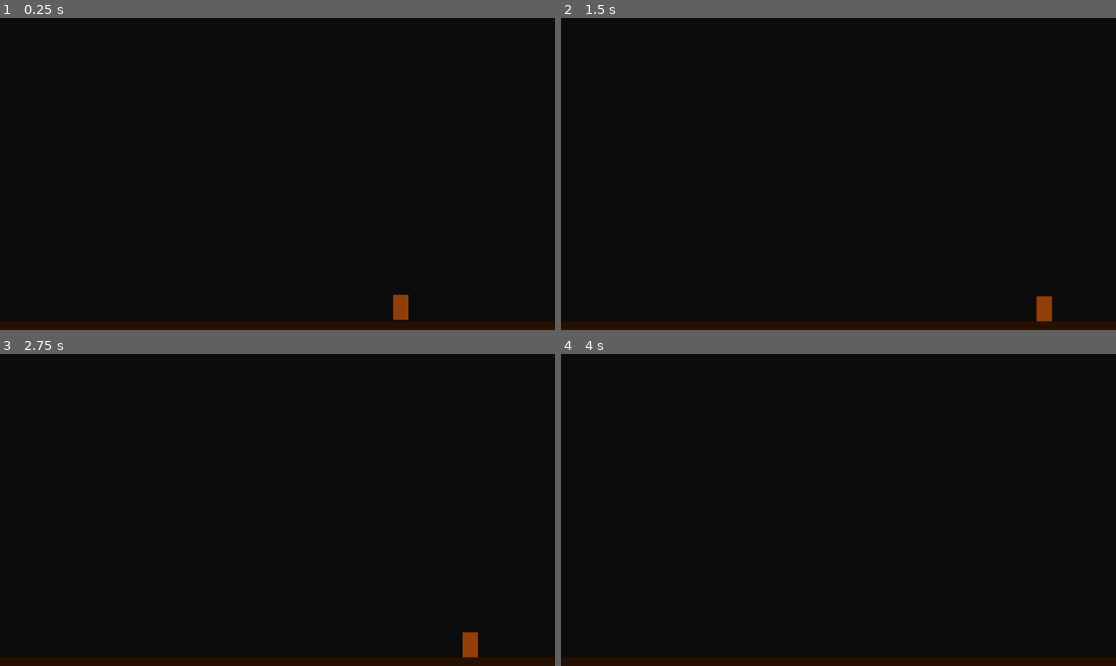
Above: before the commit, frames 1-4 (two rows, left to right).
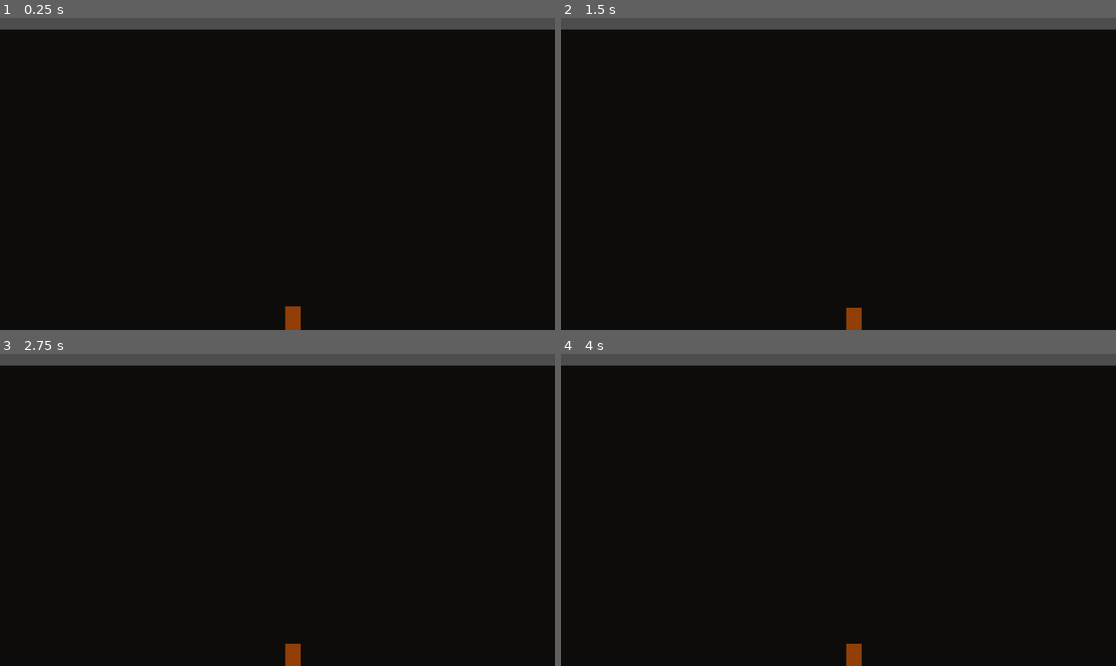
Above: after the commit, the same moments.

Repository: jbndct/After-School
Game: Godot game, scene res://scenes/street_night.tscn
Same seed, same stepped clock (60 frames per second), same inputs: the game is played once before the commit and once after it. This scene is started directly instead of the project's main scene.
Inputs (mouse positions are in pixels of both pictures, inside the frame that each line leads up to):
- Up to frame 1 (0.25 s): no input
- Up to frame 2 (1.5 s): tap Enter at 0.5 s; move the mouse to (960, 158) at 0.52 s; hold D (move_right) from 0.53 s (still down); click (960, 158) at 0.67 s; move the mouse to (727, 189) at 1.27 s
- Up to frame 3 (2.75 s): move the mouse to (333, 441) at 2.02 s; release D (move_right) at 2.03 s; hold Left (move_left) from 2.03 s (still down)
- Up to frame 4 (4 s): move the mouse to (810, 572) at 2.77 s; release Left (move_left) at 2.78 s; hold D (move_right) from 2.78 s (still down); click (810, 572) at 2.92 s; move the mouse to (1005, 556) at 3.52 s

The runs differ from the first frame. In frame 1, 4.2% of the frame differs, in the area x 0-100%, y 0-100%; in frame 2, 4.2%; in frame 3, 4.2%; in frame 4, 4.0%.

Commit message:
Added framework for sugalhub scene, modified camera work for other street scenes

Diff:
--- /dev/null
+++ b/scenes/SugalHub.tscn
@@ -0,0 +1,40 @@
+[gd_scene format=3 uid="uid://bvif1vja8r37w"]
+
+[node name="SugalHub" type="Node2D" unique_id=809110546]
+
+[node name="ColorRect" type="ColorRect" parent="." unique_id=720322735]
+offset_right = 40.0
+offset_bottom = 40.0
+color = Color(0.039215688, 0.05882353, 0.101960786, 1)
+
+[node name="HBoxContainer" type="HBoxContainer" parent="." unique_id=180733631]
+anchors_preset = 15
+anchor_right = 1.0
+anchor_bottom = 1.0
+grow_horizontal = 2
+grow_vertical = 2
+
+[node name="GridContainer" type="GridContainer" parent="HBoxContainer" unique_id=1973298175]
+layout_mode = 2
+columns = 6
+
+[node name="PanelContainer" type="PanelContainer" parent="HBoxContainer" unique_id=2045757715]
+layout_mode = 2
+
+[node name="VBoxContainer" type="VBoxContainer" parent="HBoxContainer/PanelContainer" unique_id=2079210119]
+layout_mode = 2
+
+[node name="BalanceLabel" type="Label" parent="HBoxContainer/PanelContainer/VBoxContainer" unique_id=154744673]
+layout_mode = 2
+
+[node name="BetLabel" type="Label" parent="HBoxContainer/PanelContainer/VBoxContainer" unique_id=25794286]
+layout_mode = 2
+
+[node name="WinLabel" type="Label" parent="HBoxContainer/PanelContainer/VBoxContainer" unique_id=2050938676]
+layout_mode = 2
+
+[node name="SpinButton" type="Button" parent="HBoxContainer/PanelContainer/VBoxContainer" unique_id=1152474578]
+layout_mode = 2
+
+[node name="ExitButton" type="Button" parent="HBoxContainer/PanelContainer/VBoxContainer" unique_id=1731628616]
+layout_mode = 2
--- a/scenes/street_day2.tscn
+++ b/scenes/street_day2.tscn
@@ -2,6 +2,7 @@
 
 [ext_resource type="Script" uid="uid://6yqcjhu0cpsh" path="res://scenes/Player.gd" id="1_cf0be"]
 [ext_resource type="Script" uid="uid://4og70nf28htg" path="res://scenes/street.gd" id="1_wrhdd"]
+[ext_resource type="Script" uid="uid://bdc2gnbl067s6" path="res://scenes/camera_2d.gd" id="3_kweip"]
 
 [sub_resource type="RectangleShape2D" id="RectangleShape2D_t23v0"]
 size = Vector2(4000, 20)
@@ -60,3 +61,7 @@
 offset_right = 32.0
 offset_bottom = 52.0
 color = Color(0.5686275, 0.24705882, 0.02745098, 1)
+
+[node name="Camera2D" type="Camera2D" parent="." unique_id=798652854 node_paths=PackedStringArray("target")]
+script = ExtResource("3_kweip")
+target = NodePath("../Player")
--- a/scenes/street_day_1_evening.tscn
+++ b/scenes/street_day_1_evening.tscn
@@ -2,6 +2,7 @@
 
 [ext_resource type="Script" uid="uid://4og70nf28htg" path="res://scenes/street.gd" id="1_x8rtj"]
 [ext_resource type="Script" uid="uid://6yqcjhu0cpsh" path="res://scenes/Player.gd" id="2_x7gr6"]
+[ext_resource type="Script" uid="uid://bdc2gnbl067s6" path="res://scenes/camera_2d.gd" id="3_x7gr6"]
 
 [sub_resource type="RectangleShape2D" id="RectangleShape2D_t23v0"]
 size = Vector2(4000, 20)
@@ -61,4 +62,6 @@
 offset_bottom = 52.0
 color = Color(0.5686275, 0.24705882, 0.02745098, 1)
 
-[node name="Camera2D" type="Camera2D" parent="." unique_id=126629122]
+[node name="Camera2D" type="Camera2D" parent="." unique_id=126629122 node_paths=PackedStringArray("target")]
+script = ExtResource("3_x7gr6")
+target = NodePath("../Player")
--- a/scenes/street_night.tscn
+++ b/scenes/street_night.tscn
@@ -2,6 +2,7 @@
 
 [ext_resource type="Script" uid="uid://ckutkrr3g3jm4" path="res://scenes/street_night.gd" id="1_3p2p5"]
 [ext_resource type="Script" uid="uid://6yqcjhu0cpsh" path="res://scenes/Player.gd" id="2_wm2ly"]
+[ext_resource type="Script" uid="uid://bdc2gnbl067s6" path="res://scenes/camera_2d.gd" id="3_wm2ly"]
 
 [sub_resource type="RectangleShape2D" id="RectangleShape2D_t23v0"]
 size = Vector2(4000, 20)
@@ -60,3 +61,7 @@
 offset_right = 32.0
 offset_bottom = 52.0
 color = Color(0.5686275, 0.24705882, 0.02745098, 1)
+
+[node name="Camera2D" type="Camera2D" parent="." unique_id=48414453 node_paths=PackedStringArray("target")]
+script = ExtResource("3_wm2ly")
+target = NodePath("../Player")
--- /dev/null
+++ b/scenes/sugal_hub.gd
@@ -0,0 +1,94 @@
+extends Control
+
+const COLS = 6
+const ROWS = 5
+const SYMBOLS = ["🍋", "🍊", "🍇", "💎", "7️⃣", "⭐"]
+const WIN_THRESHOLD = 8 # Need 8 or more matching symbols anywhere to win
+
+@onready var grid_container = $HBoxContainer/GridContainer
+@onready var balance_label = $HBoxContainer/PanelContainer/VBoxContainer/BalanceLabel
+@onready var win_label = $HBoxContainer/PanelContainer/VBoxContainer/WinLabel
+@onready var spin_button = $HBoxContainer/PanelContainer/VBoxContainer/SpinButton
+@onready var exit_button = $HBoxContainer/PanelContainer/VBoxContainer/ExitButton
+
+var current_bet: int = 100
+var grid_cells: Array = []
+
+func _ready() -> void:
+	# 1. Setup the physical grid cells
+	grid_container.columns = COLS
+	for i in range(COLS * ROWS):
+		var cell = Label.new()
+		cell.custom_minimum_size = Vector2(64, 64)
+		cell.horizontal_alignment = HORIZONTAL_ALIGNMENT_CENTER
+		cell.vertical_alignment = VERTICAL_ALIGNMENT_CENTER
+		cell.add_theme_font_size_override("font_size", 32)
+		# Optional: Add a dark background to each cell
+		var style = StyleBoxFlat.new()
+		style.bg_color = Color(0, 0, 0, 0.6)
+		cell.add_theme_stylebox_override("normal", style)
+
+		grid_container.add_child(cell)
+		grid_cells.append(cell)
+
+	# 2. Connect signals
+	spin_button.pressed.connect(_on_spin_pressed)
+	exit_button.pressed.connect(_on_exit_pressed)
+
+	# Mark the session active in GameState
+	GameState.sugal_opened = true
+	GameState.sugal_session_active = true
+	update_ui()
+
+func _on_spin_pressed() -> void:
+	if GameState.hand < current_bet:
+		win_label.text = "Insufficient funds. Take a loan?"
+		return
+
+	# Deduct bet and track losses
+	GameState.deduct_money(current_bet)
+	GameState.sugal_total_lost += current_bet
+	win_label.text = "Spinning..."
+	spin_button.disabled = true
+
+	spin()
+
+func spin() -> void:
+	# 1. Randomize grid and count symbols
+	var symbol_counts = {}
+	for cell in grid_cells:
+		var random_sym = SYMBOLS.pick_random()
+		cell.text = random_sym
+		symbol_counts[random_sym] = symbol_counts.get(random_sym, 0) + 1
+
+	# 2. Evaluate scatter wins
+	evaluate_wins(symbol_counts)
+
+	update_ui()
+	spin_button.disabled = false
+
+func evaluate_wins(counts: Dictionary) -> void:
+	var total_win = 0
+	var winning_symbols = []
+
+	for sym in counts:
+		if counts[sym] >= WIN_THRESHOLD:
+			winning_symbols.append(sym)
+			# Payout formula: Base multiplier + extra for every symbol over the threshold
+			var multiplier = 1.0 + ((counts[sym] - WIN_THRESHOLD) * 0.5)
+			total_win += int(current_bet * multiplier)
+
+	if total_win > 0:
+		GameState.add_money(total_win)
+		win_label.text = "WIN: ₱" + str(total_win) + " (" + ", ".join(winning_symbols) + "x" + ")"
+		win_label.add_theme_color_override("font_color", Color.GREEN)
+	else:
+		win_label.text = "No win."
+		win_label.add_theme_color_override("font_color", Color.GRAY)
+
+func update_ui() -> void:
+	balance_label.text = "E-Pera: ₱" + str(GameState.hand)
+
+func _on_exit_pressed() -> void:
+	GameState.sugal_session_active = false
+	get_tree().change_scene_to_file("res://scenes/guardpost.tscn")
Not shown, added: scenes/sugal_hub.gd.uid
